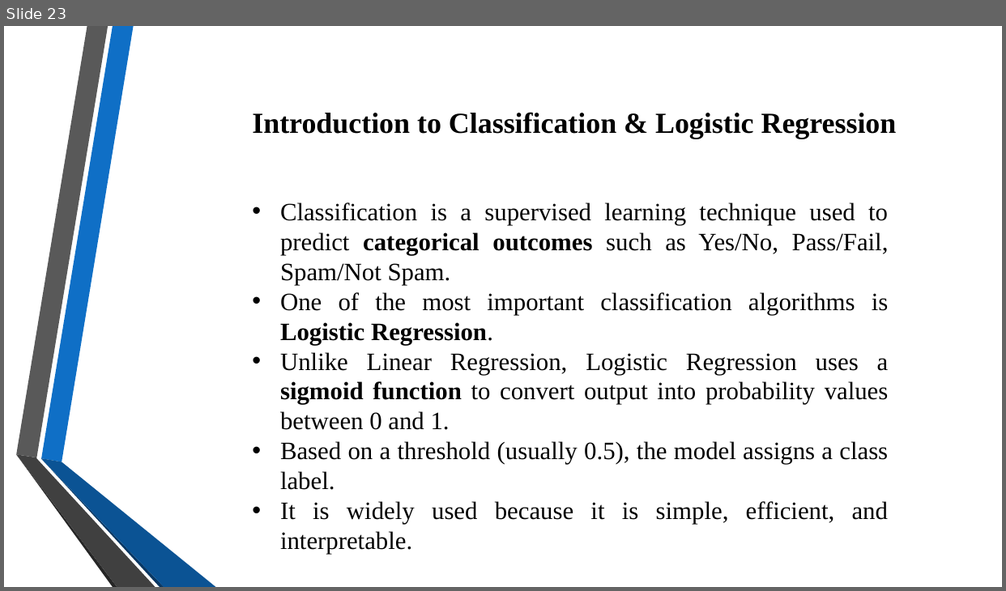
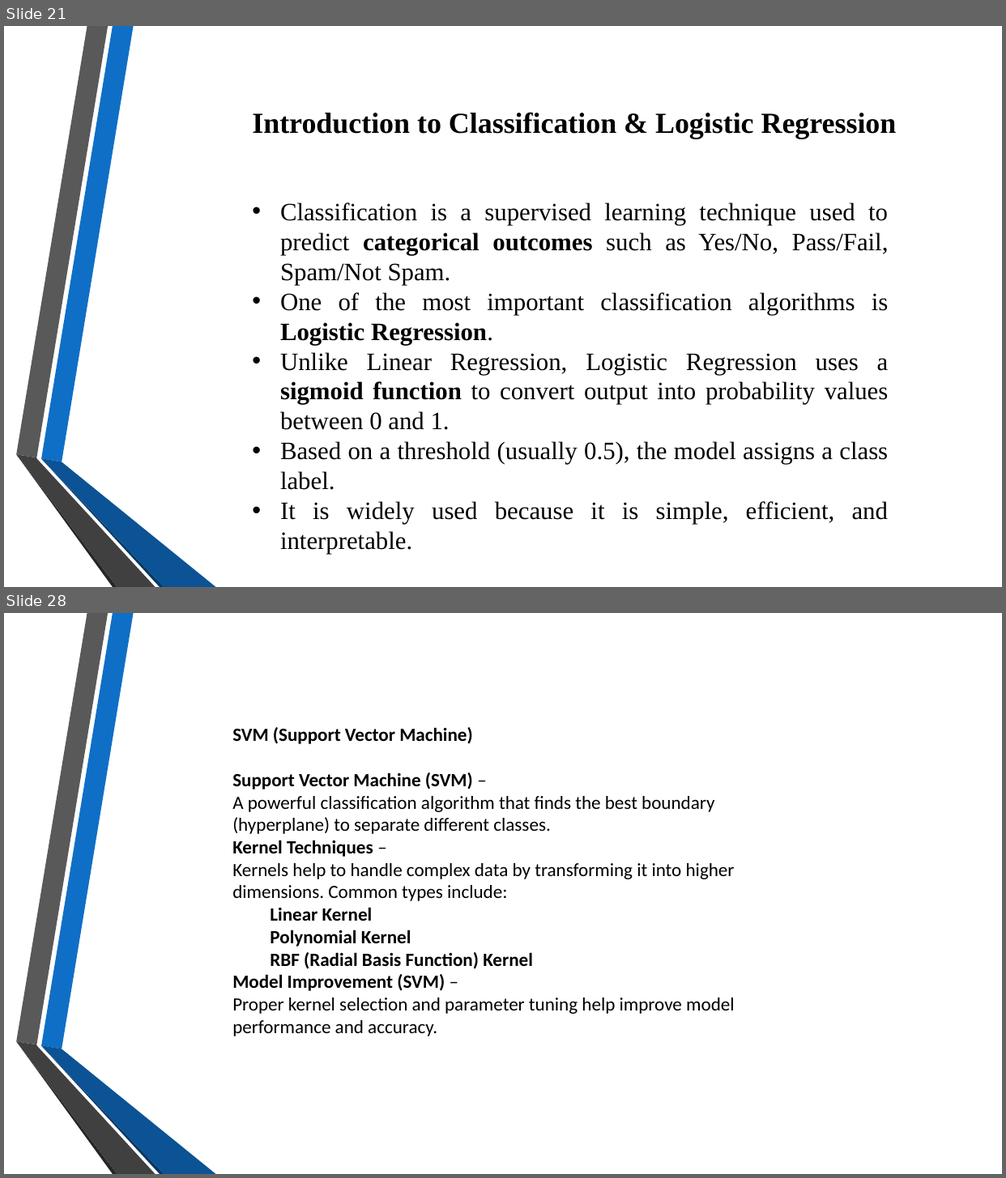
Before and after one commit to VaishnaviJadhav350/intern, a slide deck: Presentation 1 to 8.pptx. Shown one above the other, each under a label of ours: slide 23 before the commit, slides 21 and 28 after it; the slides between them are not shown. The pictures are 1006x591 and 1006x1178 pixels, drawn with LibreOffice and Linux fonts; fonts in the diff are those of the drawing; background and template pictures are left out. Boxes give left, top, right and bottom in pixels: in the first picture for what was removed or moved away, otherwise in the second. Text is boxed around its words. In the diff, an @@ line names an element or a change of style, - is before the commit and + after.

```diff
--- a/Presentation 1 to 8.pptx
+++ b/Presentation 1 to 8.pptx
@@ slide 28 added at [4, 613, 1002, 1174], background picture (left out); not listed: 6 template elements that a slide beside it also shows @@
@@ text added at [232, 727, 735, 1037], 18 pt, text #000000 @@
+SVM (Support Vector Machine)
+Support Vector Machine (SVM) –
+A powerful classification algorithm that finds the best boundary (hyperplane) to separate different classes.
+Kernel Techniques –
+Kernels help to handle complex data by transforming it into higher dimensions. Common types include:
+  Linear Kernel
+  Polynomial Kernel
+  RBF (Radial Basis Function) Kernel
+Model Improvement (SVM) –
+Proper kernel selection and parameter tuning help improve model performance and accuracy.
@@ what was slide 23 is now slide 21 @@
```
Also in this commit, not shown: 2 slides changed, 12 other slides added, 6 slides removed, 6 other files.
